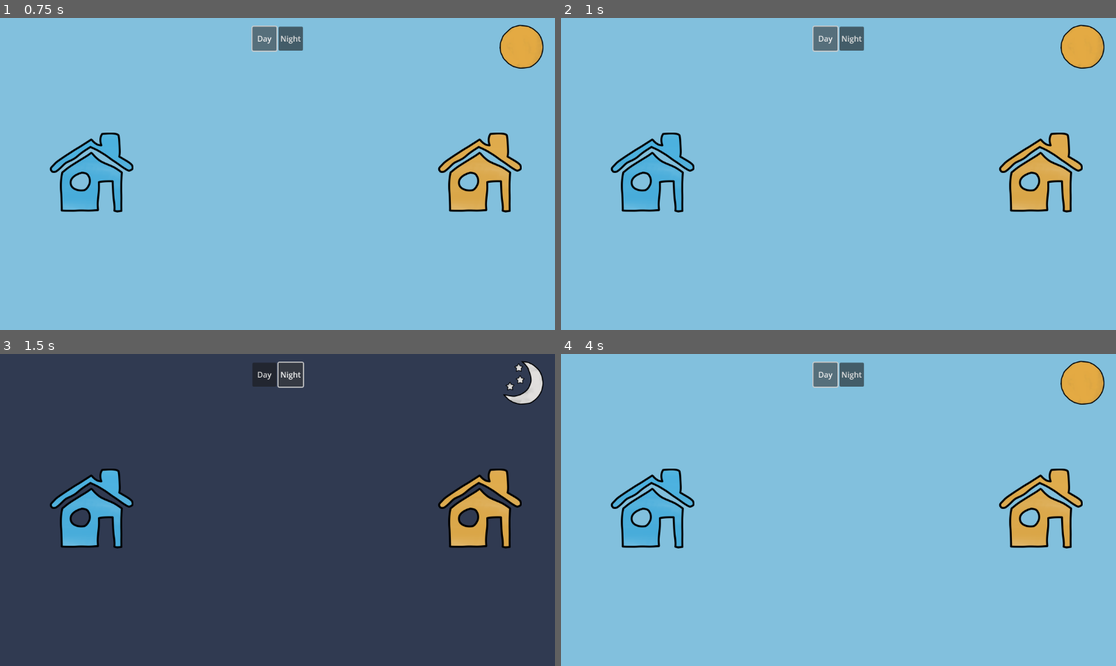
Above: before the commit, frames 1-4 (two rows, left to right).
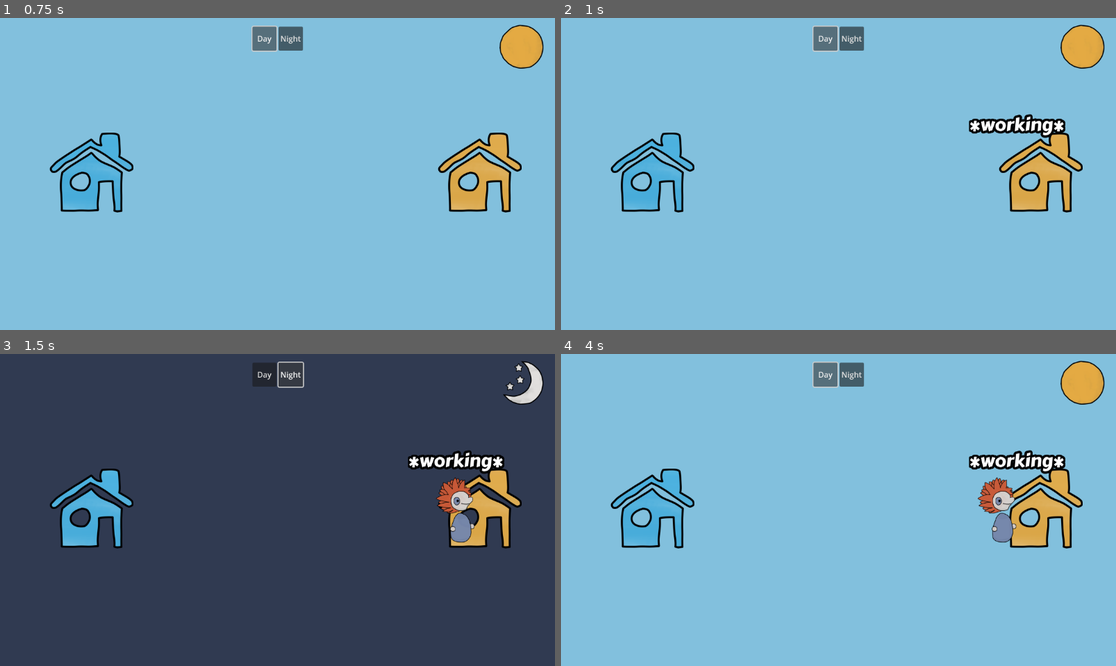
Above: after the commit, the same moments.

Repository: liamflannery/Godot-4.2-Beehave-Tutorial
Game: Godot game, scene res://scenes/main.tscn
Two runs of this game, one before a commit and one after it. Both use one fixed random seed, a clock stepped at 60 frames per second and the inputs below.
Inputs:
- Up to frame 1 (0.75 s): click "Day" at 0.5 s
- Up to frame 2 (1 s): no input
- Up to frame 3 (1.5 s): click "Night" at 1.25 s
- Up to frame 4 (4 s): click "Day" at 2 s; click "Night" at 2.75 s; click "Day" at 3.5 s

Frame 1 is identical in both runs. In frame 2, 0.9% of the frame differs, in the area x 73-91%, y 30-39%; in frame 3, 1.7%; in frame 4, 1.7%, in the area x 73-91%, y 30-61%.

Commit message:
completed_project

Diff:
--- a/Godot 4.2 Beehave Tutorial - Liam Flannery/scenes/character/character.tscn
+++ b/Godot 4.2 Beehave Tutorial - Liam Flannery/scenes/character/character.tscn
@@ -1,7 +1,21 @@
-[gd_scene load_steps=3 format=3 uid="uid://kokp1kx1xegb"]
+[gd_scene load_steps=17 format=3 uid="uid://kokp1kx1xegb"]
 
 [ext_resource type="Script" path="res://scenes/character/Character.gd" id="1_76bak"]
+[ext_resource type="Script" path="res://beehave/nodes/beehave_tree.gd" id="3_nogw1"]
+[ext_resource type="Script" path="res://beehave/nodes/composites/selector.gd" id="4_bj12t"]
+[ext_resource type="Script" path="res://beehave/nodes/composites/sequence_reactive.gd" id="4_pg8xy"]
+[ext_resource type="Script" path="res://beehave/nodes/composites/sequence.gd" id="5_tyn54"]
+[ext_resource type="Script" path="res://scenes/character/conditions/IsDayCondition.gd" id="6_m87fy"]
+[ext_resource type="Script" path="res://beehave/nodes/decorators/inverter.gd" id="6_r3iv4"]
+[ext_resource type="Script" path="res://scenes/character/conditions/IsAtHomeCondition.gd" id="7_1pbkp"]
+[ext_resource type="Script" path="res://scenes/character/conditions/IsInBuildingCondition.gd" id="8_bjsxk"]
+[ext_resource type="Script" path="res://scenes/character/actions/LeaveBuildingAction.gd" id="9_mdqwk"]
+[ext_resource type="Script" path="res://scenes/character/actions/WalkToBuildingAction.gd" id="10_3hmsc"]
 [ext_resource type="Texture2D" uid="uid://jxe5mmve0dbd" path="res://assets/character.png" id="11_fhvla"]
+[ext_resource type="Script" path="res://scenes/character/actions/EnterBuildingAction.gd" id="11_mtt4f"]
+[ext_resource type="Script" path="res://scenes/character/actions/SleepAction.gd" id="12_4f6um"]
+[ext_resource type="Script" path="res://scenes/character/conditions/IsAtWorkCondition.gd" id="15_dlitk"]
+[ext_resource type="Script" path="res://scenes/character/actions/WorkAction.gd" id="16_xulbo"]
 
 [node name="Character" type="Node2D"]
 script = ExtResource("1_76bak")
@@ -9,3 +23,99 @@
 [node name="character_sprite" type="Sprite2D" parent="."]
 scale = Vector2(0.68, 0.68)
 texture = ExtResource("11_fhvla")
+
+[node name="BeehaveTree" type="Node" parent="." node_paths=PackedStringArray("blackboard", "actor")]
+script = ExtResource("3_nogw1")
+blackboard = NodePath("@Node@21605")
+actor = NodePath("..")
+
+[node name="ActionSelector" type="Node" parent="BeehaveTree"]
+script = ExtResource("4_bj12t")
+
+[node name="SleepSequence" type="Node" parent="BeehaveTree/ActionSelector"]
+script = ExtResource("4_pg8xy")
+
+[node name="IsNightCondition" type="Node" parent="BeehaveTree/ActionSelector/SleepSequence"]
+script = ExtResource("6_r3iv4")
+
+[node name="IsDayCondition" type="Node" parent="BeehaveTree/ActionSelector/SleepSequence/IsNightCondition"]
+script = ExtResource("6_m87fy")
+
+[node name="SleepSelector" type="Node" parent="BeehaveTree/ActionSelector/SleepSequence"]
+script = ExtResource("4_bj12t")
+
+[node name="TravelHomeSequence" type="Node" parent="BeehaveTree/ActionSelector/SleepSequence/SleepSelector"]
+script = ExtResource("5_tyn54")
+
+[node name="NotAtHome" type="Node" parent="BeehaveTree/ActionSelector/SleepSequence/SleepSelector/TravelHomeSequence"]
+script = ExtResource("6_r3iv4")
+
+[node name="IsAtHomeCondition" type="Node" parent="BeehaveTree/ActionSelector/SleepSequence/SleepSelector/TravelHomeSequence/NotAtHome"]
+script = ExtResource("7_1pbkp")
+
+[node name="CommuteSelector" type="Node" parent="BeehaveTree/ActionSelector/SleepSequence/SleepSelector/TravelHomeSequence"]
+script = ExtResource("4_bj12t")
+
+[node name="ExitBuildingSequence" type="Node" parent="BeehaveTree/ActionSelector/SleepSequence/SleepSelector/TravelHomeSequence/CommuteSelector"]
+script = ExtResource("5_tyn54")
+
+[node name="IsInBuildingCondition" type="Node" parent="BeehaveTree/ActionSelector/SleepSequence/SleepSelector/TravelHomeSequence/CommuteSelector/ExitBuildingSequence"]
+script = ExtResource("8_bjsxk")
+
+[node name="LeaveBuildingAction" type="Node" parent="BeehaveTree/ActionSelector/SleepSequence/SleepSelector/TravelHomeSequence/CommuteSelector/ExitBuildingSequence"]
+script = ExtResource("9_mdqwk")
+
+[node name="WalkToHomeSequence" type="Node" parent="BeehaveTree/ActionSelector/SleepSequence/SleepSelector/TravelHomeSequence/CommuteSelector"]
+script = ExtResource("5_tyn54")
+
+[node name="WalkToBuildingAction" type="Node" parent="BeehaveTree/ActionSelector/SleepSequence/SleepSelector/TravelHomeSequence/CommuteSelector/WalkToHomeSequence"]
+script = ExtResource("10_3hmsc")
+
+[node name="EnterBuildingAction" type="Node" parent="BeehaveTree/ActionSelector/SleepSequence/SleepSelector/TravelHomeSequence/CommuteSelector/WalkToHomeSequence"]
+script = ExtResource("11_mtt4f")
+
+[node name="SleepAction" type="Node" parent="BeehaveTree/ActionSelector/SleepSequence/SleepSelector"]
+script = ExtResource("12_4f6um")
+
+[node name="WorkSequence" type="Node" parent="BeehaveTree/ActionSelector"]
+script = ExtResource("4_pg8xy")
+
+[node name="IsDayCondition" type="Node" parent="BeehaveTree/ActionSelector/WorkSequence"]
+script = ExtResource("6_m87fy")
+
+[node name="WorkSelector" type="Node" parent="BeehaveTree/ActionSelector/WorkSequence"]
+script = ExtResource("4_bj12t")
+
+[node name="TravelToWorkSequence" type="Node" parent="BeehaveTree/ActionSelector/WorkSequence/WorkSelector"]
+script = ExtResource("5_tyn54")
+
+[node name="NotAtWork" type="Node" parent="BeehaveTree/ActionSelector/WorkSequence/WorkSelector/TravelToWorkSequence"]
+script = ExtResource("6_r3iv4")
+
+[node name="IsAtWorkCondition" type="Node" parent="BeehaveTree/ActionSelector/WorkSequence/WorkSelector/TravelToWorkSequence/NotAtWork"]
+script = ExtResource("15_dlitk")
+
+[node name="CommuteSelector" type="Node" parent="BeehaveTree/ActionSelector/WorkSequence/WorkSelector/TravelToWorkSequence"]
+script = ExtResource("4_bj12t")
+
+[node name="ExitBuildingSequence" type="Node" parent="BeehaveTree/ActionSelector/WorkSequence/WorkSelector/TravelToWorkSequence/CommuteSelector"]
+script = ExtResource("5_tyn54")
+
+[node name="IsInBuildingCondition" type="Node" parent="BeehaveTree/ActionSelector/WorkSequence/WorkSelector/TravelToWorkSequence/CommuteSelector/ExitBuildingSequence"]
+script = ExtResource("8_bjsxk")
+
+[node name="LeaveBuildingAction" type="Node" parent="BeehaveTree/ActionSelector/WorkSequence/WorkSelector/TravelToWorkSequence/CommuteSelector/ExitBuildingSequence"]
+script = ExtResource("9_mdqwk")
+
+[node name="WalkToHomeSequence" type="Node" parent="BeehaveTree/ActionSelector/WorkSequence/WorkSelector/TravelToWorkSequence/CommuteSelector"]
+script = ExtResource("5_tyn54")
+
+[node name="WalkToBuildingAction" type="Node" parent="BeehaveTree/ActionSelector/WorkSequence/WorkSelector/TravelToWorkSequence/CommuteSelector/WalkToHomeSequence"]
+script = ExtResource("10_3hmsc")
+walk_to = 1
+
+[node name="EnterBuildingAction" type="Node" parent="BeehaveTree/ActionSelector/WorkSequence/WorkSelector/TravelToWorkSequence/CommuteSelector/WalkToHomeSequence"]
+script = ExtResource("11_mtt4f")
+
+[node name="WorkAction" type="Node" parent="BeehaveTree/ActionSelector/WorkSequence/WorkSelector"]
+script = ExtResource("16_xulbo")
--- a/Godot 4.2 Beehave Tutorial - Liam Flannery/scenes/character/conditions/IsAtHomeCondition.gd
+++ b/Godot 4.2 Beehave Tutorial - Liam Flannery/scenes/character/conditions/IsAtHomeCondition.gd
@@ -2,7 +2,6 @@
 extends ConditionLeaf
 
 func tick(actor, _blackboard):
- if actor.is_at_home():
-  return SUCCESS
- else:
-  return FAILURE
+	if actor.is_at_home():
+		return SUCCESS
+	return FAILURE
